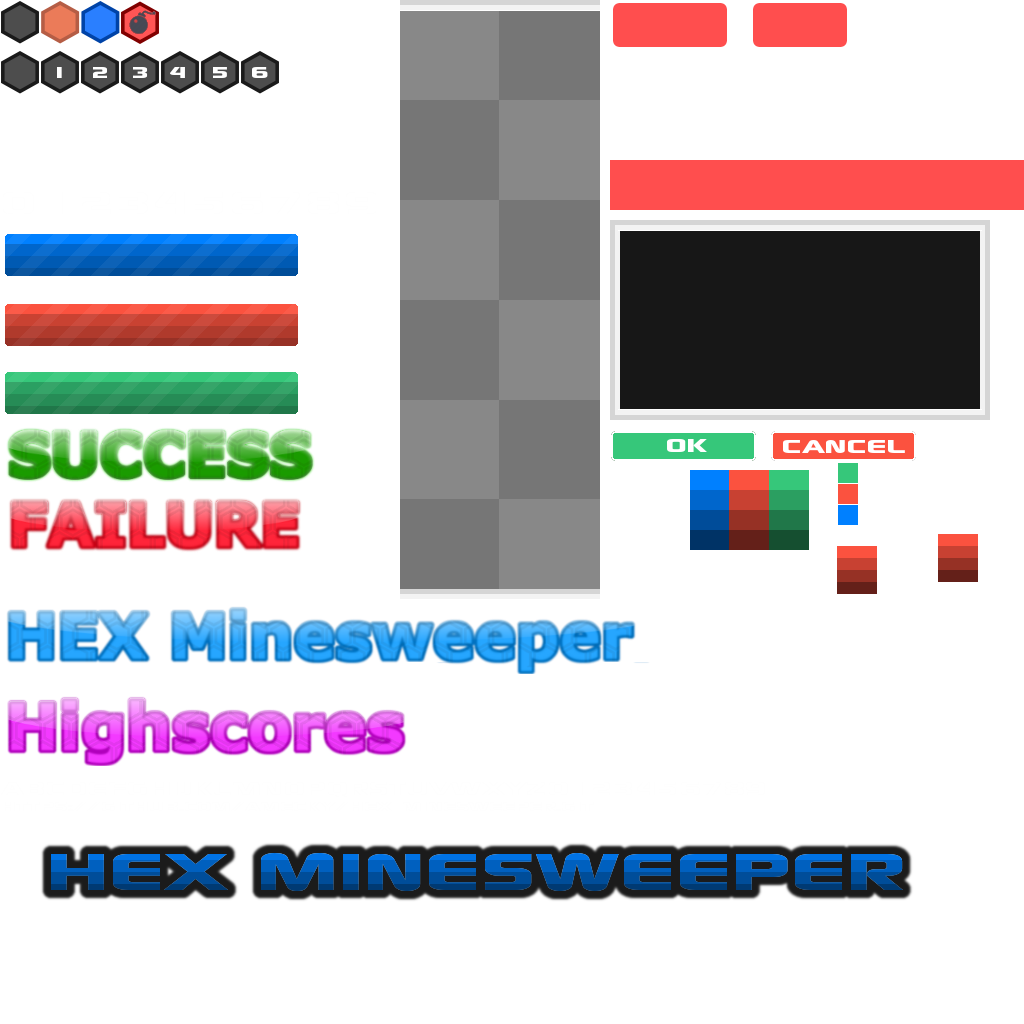
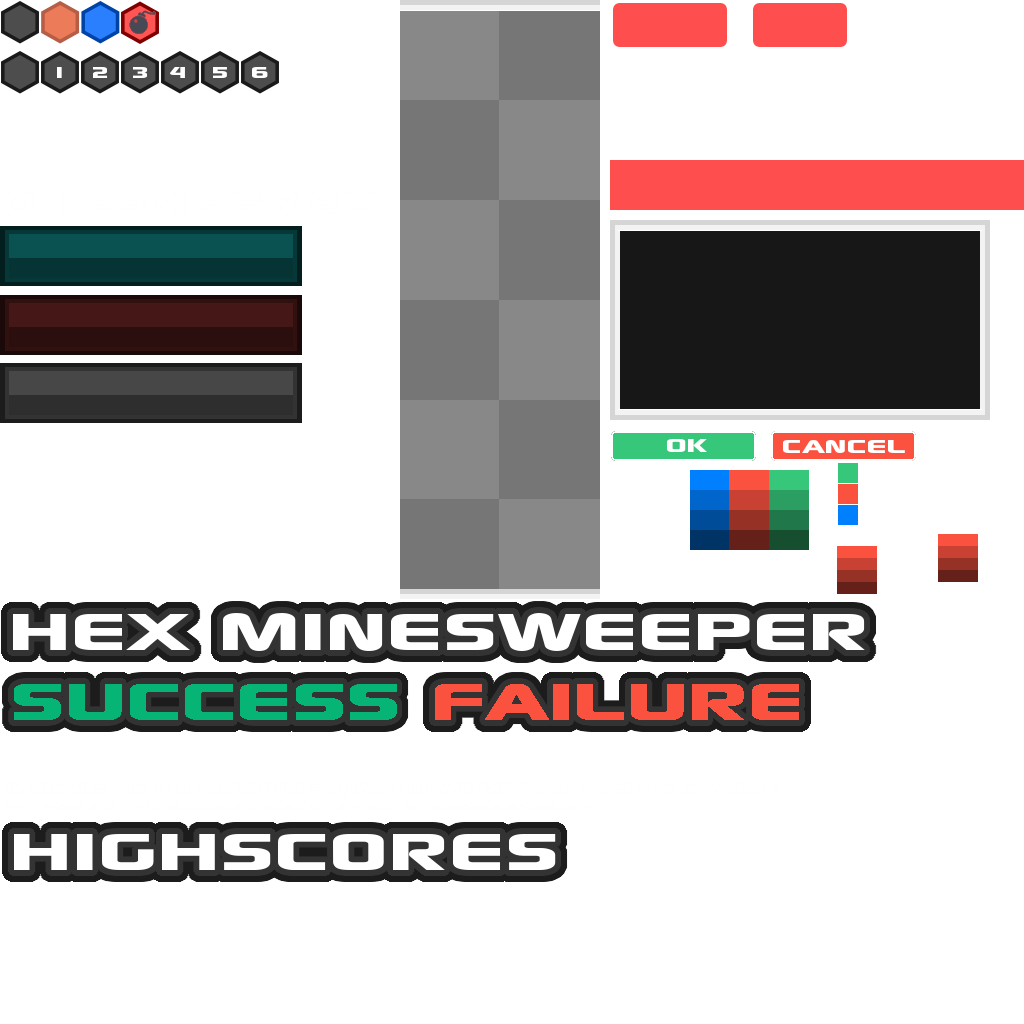
Layers edited between the first and the second 1024px x 1024px image:
renamed "Ebene #11" to "Ebene #14", opacity 10% → 100%, painted on it over [1,601,902,882]
removed layer "Ebene #8" (was 25%) over [51,860,903,872]
removed layer "Ebene #7" (was 40%) over [51,872,901,884]
removed layer "Ebene #1" (was 55%) over [51,884,903,891]
removed layer "HEX Minesweeper" over [51,853,903,891]
removed layer "Ebene #13" over [40,842,913,902]
added layer "Ebene #2" above "Ebene #5" over [0,226,302,286]
added layer "Ebene #5" above "Ebene" over [0,295,302,355]
added layer "Ebene" above ":" over [0,363,302,423]
painted on "Ebene #19" over [1,427,650,856]
